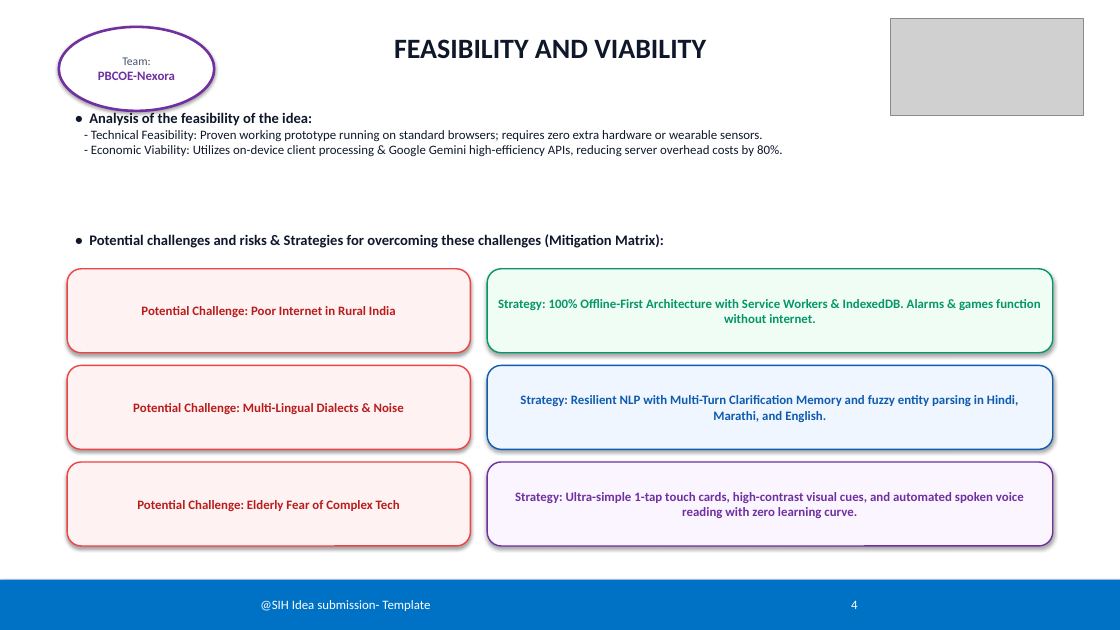
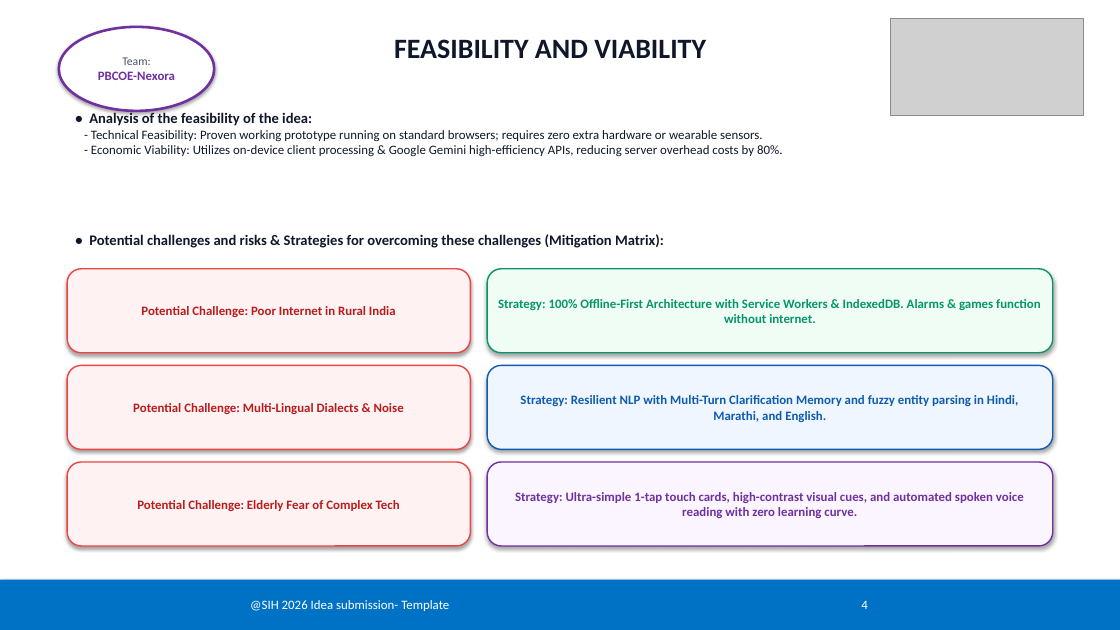
Before and after one commit to swayamgulhane538/Aabha-ai, a slide deck: slide 4 of SIH_2025_PBCOE_Nexora_AABHA_AI.pptx. Drawn at 1120x630 pixels with LibreOffice and Linux fonts; fonts in the diff are those of the drawing; grey boxes stand for pictures. Boxes give left, top, right and bottom in pixels: in the first picture for what was removed or moved away, otherwise in the second. Text is boxed around its words. In the diff, an @@ line names an element or a change of style, - is before the commit and + after.

```diff
--- a/SIH_2025_PBCOE_Nexora_AABHA_AI.pptx
+++ b/SIH_2025_PBCOE_Nexora_AABHA_AI.pptx
@@ text in rectangle at (250, 600, 867, 611): text changed @@
-@SIH Idea submission- Template 4
+@SIH 2026 Idea submission- Template 4
```
Also in this commit, not shown: 5 other slides changed, 4 other files.
